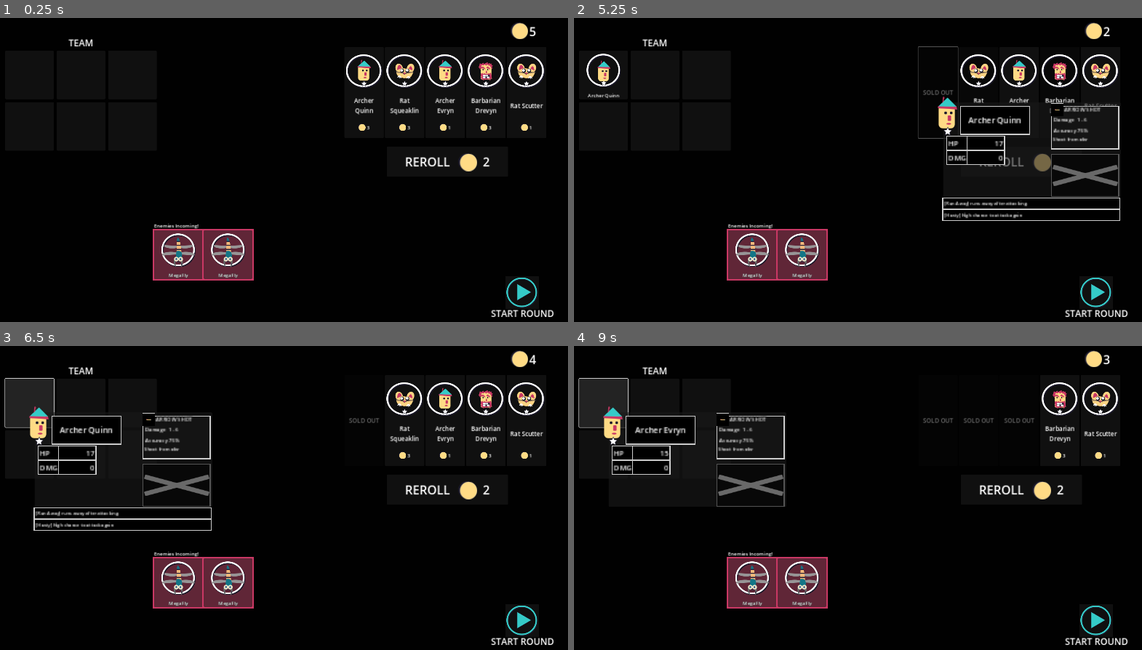
Above: before the commit, frames 1-4 (two rows, left to right).
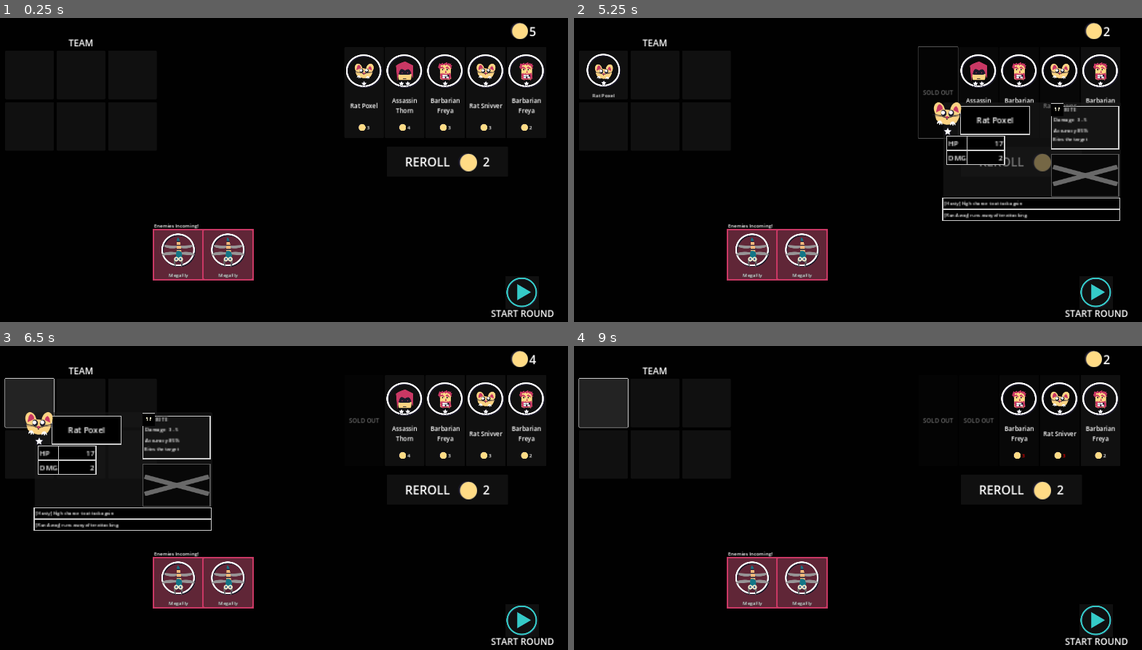
Above: after the commit, the same moments.

Repository: mathew-tran/mercmanager
Game: Godot game, scene res://Scenes/Main.tscn
Same seed, same stepped clock (60 frames per second), same inputs: the game is played once before the commit and once after it.
Inputs (mouse positions are in pixels of both pictures, inside the frame that each line leads up to):
- Up to frame 1 (0.25 s): no input
- Up to frame 2 (5.25 s): click (602, 75) at 0.52 s; click (653, 75) at 1.27 s; click (704, 75) at 2.02 s; click (602, 127) at 2.77 s; click (653, 127) at 3.52 s; click (704, 127) at 4.27 s; click (937, 94) at 5.02 s
- Up to frame 3 (6.5 s): click (28, 403) at 5.75 s, where only the run before the commit has a clickable "Archer Quinn"
- Up to frame 4 (9 s): click (977, 422) at 6.52 s; click (602, 403) at 7.25 s, where only the run before the commit has a clickable "Rat Squeaklin"; click (1017, 422) at 8.02 s; click (602, 403) at 8.75 s, where only the run before the commit has a clickable "Archer Evryn"

The runs differ from the first frame. In frame 1, 1.4% of the frame differs, in the area x 61-96%, y 13-37%; in frame 2, 1.8%; in frame 3, 1.9%; in frame 4, 2.9%, in the area x 5-96%, y 3-53%.

Commit message:
add side step trait for assassin

Diff:
--- a/Scripts/Autoload/Helper.gd
+++ b/Scripts/Autoload/Helper.gd
@@ -31,6 +31,20 @@
 		if unit.Team == charRef.Team and unit != charRef:
 			enemies.append(unit)
 	return enemies
+
+func GetRandomAlly(charRef: Character, bIsAlive = true):
+	var units = GetAllyUnits(charRef)
+	var chosenUnits = []
+	for unit in units:
+		if unit.GetHealthComponent().IsAlive() == bIsAlive:
+			chosenUnits.append(unit)
+
+	if len(chosenUnits) <= 0:
+		return null
+
+	chosenUnits.shuffle()
+	return chosenUnits[0]
+
 
 func GetClosestUnitInGroup(enemyGroup, charRef: Character, bIsAlive = true) -> Character:
 	var closestEnemy = null
--- a/Scripts/Data/PlayerPogs/Rare/Assassin.tres
+++ b/Scripts/Data/PlayerPogs/Normal/Assassin.tres
@@ -6,6 +6,7 @@
 [ext_resource type="Script" path="res://Scripts/Data/DataType/CharacterInfo.gd" id="2_exp31"]
 [ext_resource type="Resource" uid="uid://cehaasp4g8or5" path="res://Scripts/Data/DataType/Move/AttackMove_Strike.tres" id="2_ixl5d"]
 [ext_resource type="Script" path="res://Scripts/Data/DataType/MoveList.gd" id="3_tvt8w"]
+[ext_resource type="Resource" uid="uid://d4ku8fipsu71h" path="res://Scripts/Data/Trait/Trait_SideStep.tres" id="6_ii2hc"]
 
 [sub_resource type="Resource" id="Resource_w06lq"]
 script = ExtResource("3_tvt8w")
@@ -23,6 +24,6 @@
 StatValues = SubResource("Resource_uqs2e")
 Moves = SubResource("Resource_w06lq")
 Cost = 3
-Traits = Array[ExtResource("1_3anee")]([])
+Traits = Array[ExtResource("1_3anee")]([ExtResource("6_ii2hc")])
 Rarity = 1
 GivenNames = "Shade, Dagger, Thorn, Raven, Azrael, Knox, Korath, Fang, Bane, Vex, Blight, Wraith, Grim, Shade, Hex, Talon, Void, Veil, Flux, Cipher"
--- a/Scripts/Data/Shop/ShopSlotsData.tres
+++ b/Scripts/Data/Shop/ShopSlotsData.tres
@@ -5,21 +5,21 @@
 
 [sub_resource type="Resource" id="Resource_mx5co"]
 script = ExtResource("1_18yj3")
-NormalChance = 100
-RareChance = 0
-LegendaryChance = 0
+NormalChance = 97
+RareChance = 2
+LegendaryChance = 1
 
 [sub_resource type="Resource" id="Resource_y5ce6"]
-script = ExtResource("1_18yj3")
-NormalChance = 99
-RareChance = 1
-LegendaryChance = 0
-
-[sub_resource type="Resource" id="Resource_w1ori"]
 script = ExtResource("1_18yj3")
 NormalChance = 95
 RareChance = 3
 LegendaryChance = 2
+
+[sub_resource type="Resource" id="Resource_w1ori"]
+script = ExtResource("1_18yj3")
+NormalChance = 93
+RareChance = 4
+LegendaryChance = 3
 
 [sub_resource type="Resource" id="Resource_glleb"]
 script = ExtResource("1_18yj3")
--- /dev/null
+++ b/Scripts/Data/Trait/Trait_SideStep.gd
@@ -0,0 +1,15 @@
+extends Trait
+
+class_name TraitSideStep
+
+@export var ExecutionTiming : EXECUTION_TIME
+
+func Setup():
+	ExecutionType = ExecutionTiming
+
+func Execute(charRef : Character):
+	var ally = Helper.GetRandomAlly(charRef, true)
+	if is_instance_valid(ally):
+		var tween = charRef.create_tween()
+		tween.tween_property(charRef, "global_position", ally.global_position, .5)
+		await tween.finished
--- /dev/null
+++ b/Scripts/Data/Trait/Trait_SideStep.tres
@@ -0,0 +1,9 @@
+[gd_resource type="Resource" script_class="TraitSideStep" load_steps=2 format=3 uid="uid://d4ku8fipsu71h"]
+
+[ext_resource type="Script" path="res://Scripts/Data/Trait/Trait_SideStep.gd" id="1_6rwyv"]
+
+[resource]
+script = ExtResource("1_6rwyv")
+ExecutionTiming = 0
+Name = "Side Step"
+Description = "Teleport to random ally after attacking"
Not shown: 1 places in Scripts/Data/PlayerPogs/Normal/Assassin.tres that only renumber resources
